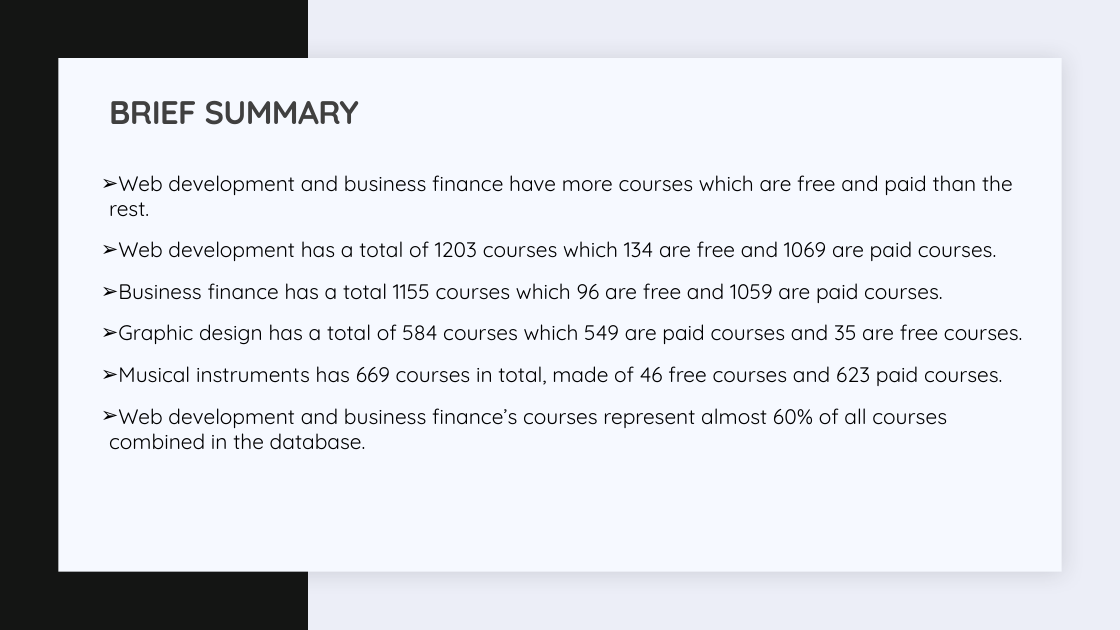
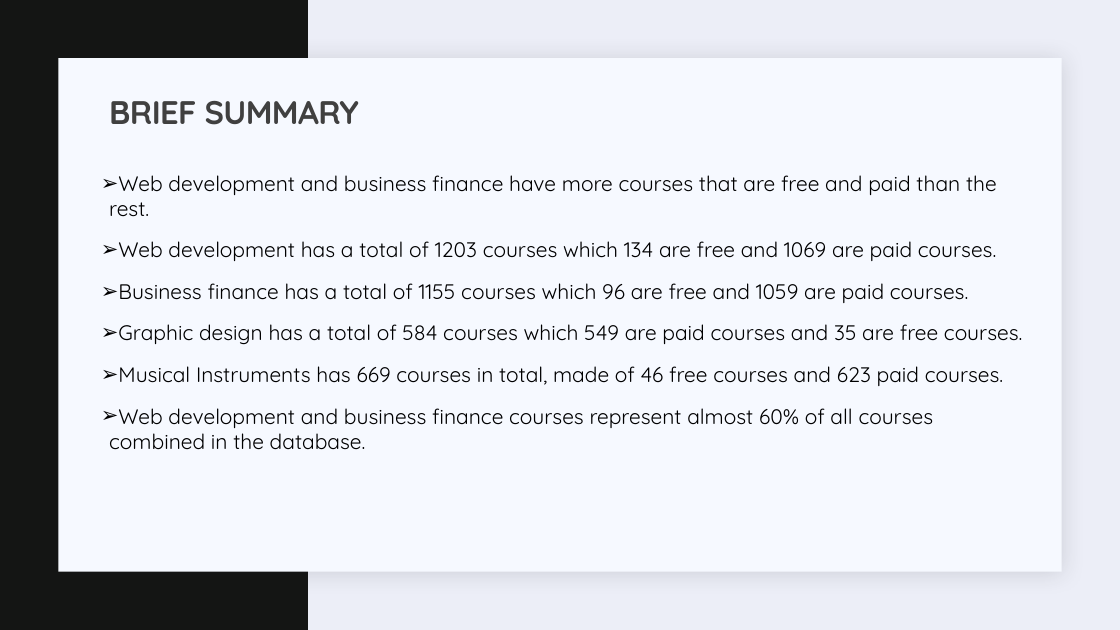
Before and after one commit to JEDDTT/Software-Projects, a slide deck: slide 15 of Data Analysis/DATA SCIENTIST SALARY.pptx (slide 14 before the commit). Drawn at 1120x630 pixels with LibreOffice and Linux fonts; fonts in the diff are those of the drawing. Boxes give left, top, right and bottom in pixels: in the first picture for what was removed or moved away, otherwise in the second. Text is boxed around its words. In the diff, an @@ line names an element or a change of style, - is before the commit and + after.

```diff
--- a/Data Analysis/DATA SCIENTIST SALARY.pptx
+++ b/Data Analysis/DATA SCIENTIST SALARY.pptx
@@ text at (x1=109, y1=175, x2=997, y2=217): text changed @@
-➢ Web development and business finance have more courses which are free and paid than the rest.
+➢ Web development and business finance have more courses that are free and paid than the rest.
@@ text at (x1=118, y1=283, x2=968, y2=303): text changed @@
-➢ Business finance has a total 1155 courses which 96 are free and 1059 are paid courses.
+➢ Business finance has a total of 1155 courses which 96 are free and 1059 are paid courses.
@@ text at (x1=109, y1=366, x2=1003, y2=450): text changed @@
-➢ Musical instruments has 669 courses in total, made of 46 free courses and 623 paid courses.
-➢ Web development and business finance’s courses represent almost 60% of all courses combined in the database.
+➢ Musical Instruments has 669 courses in total, made of 46 free courses and 623 paid courses.
+➢ Web development and business finance courses represent almost 60% of all courses combined in the database.
```
Also in this commit, not shown: 23 other slides changed, 5 slides added, 13 other files.
